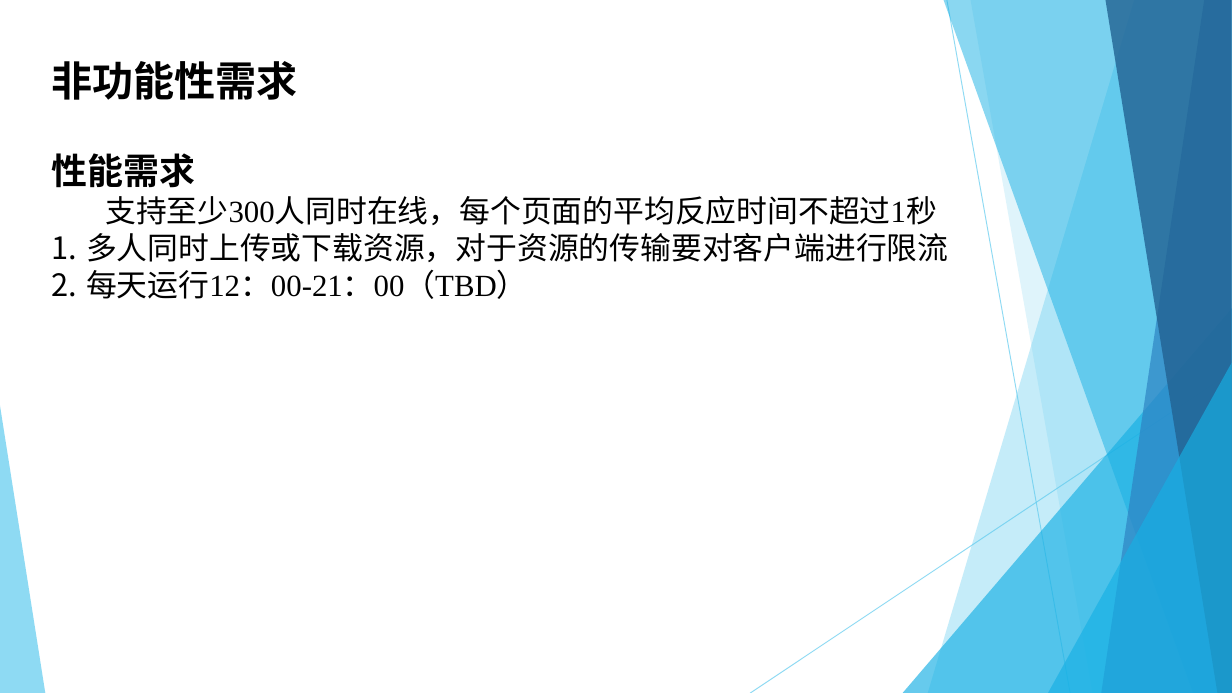
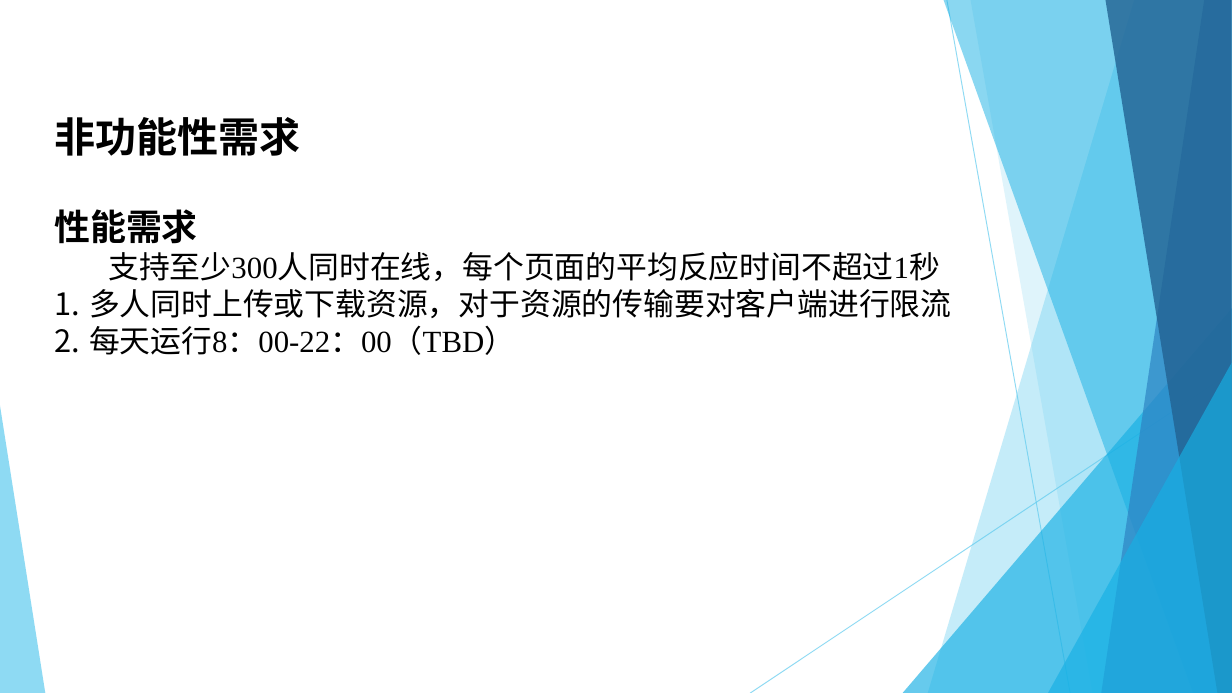
Before and after one commit to wyrda6/PRD2018-G17, a slide deck: slide 36 of 受控文档/需求规格说明书/软件需求规格说明书.pptx. Drawn at 1232x693 pixels with LibreOffice and Linux fonts; fonts in the diff are those of the drawing. Boxes give left, top, right and bottom in pixels: in the first picture for what was removed or moved away, otherwise in the second. Text is boxed around its words. In the diff, an @@ line names an element or a change of style, - is before the commit and + after.

```diff
--- a/受控文档/需求规格说明书/软件需求规格说明书.pptx
+++ b/受控文档/需求规格说明书/软件需求规格说明书.pptx
@@ text "非功能性需求": place and size @@
-text "非功能性需求" at (51, 61, 948, 299)
+text "非功能性需求" at (54, 117, 951, 355)
@@ text at (89, 325, 515, 355): text changed @@
-2. 每天运行12：00-21：00（TBD）
+2. 每天运行8：00-22：00（TBD）
```
Also in this commit, not shown: 3 other slides changed, 1 slide added, 1 other file.
